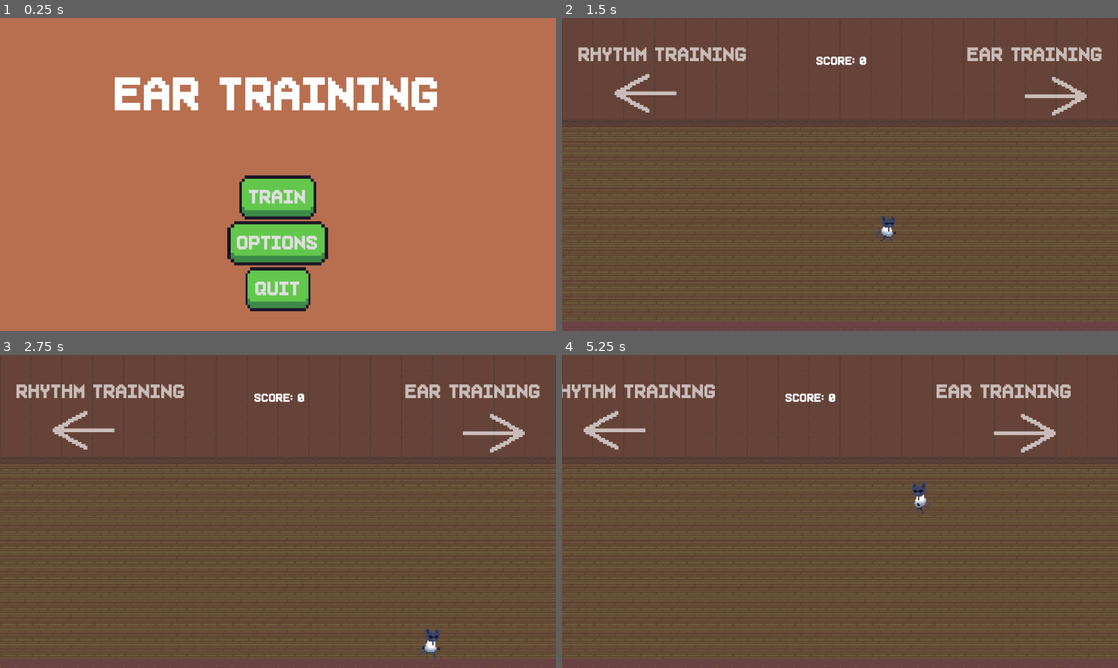
Above: before the commit, frames 1-4 (two rows, left to right).
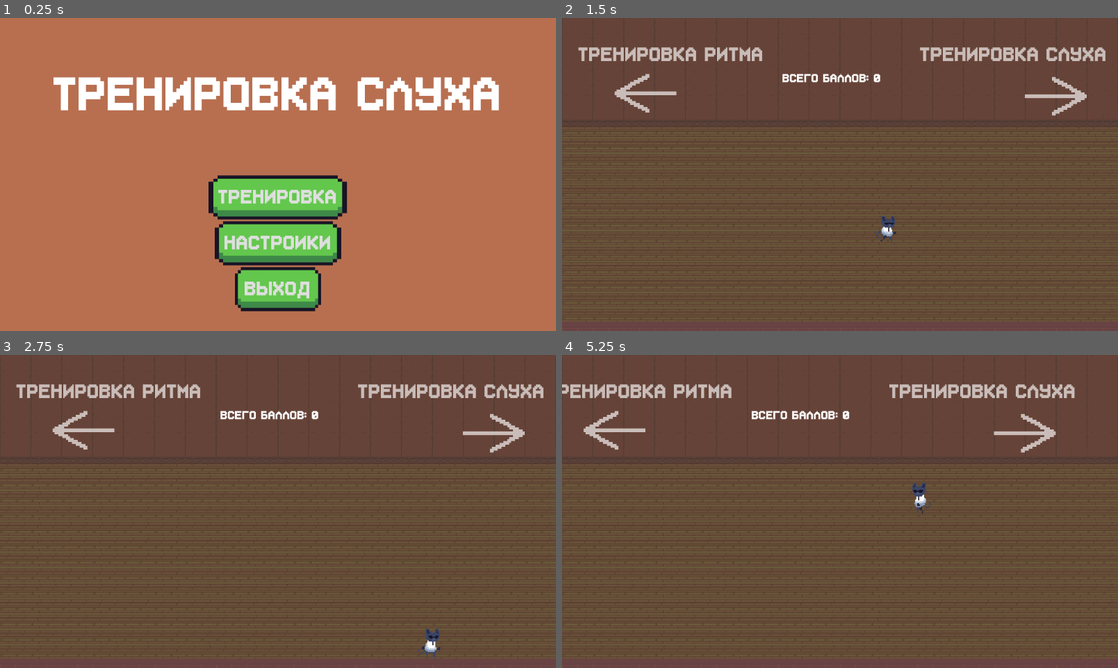
Above: after the commit, the same moments.

Repository: Ranvus/EarTraining
Game: Godot game, scene res://Scenes/UI/menu.tscn
Same seed, same stepped clock (60 frames per second), same inputs: the game is played once before the commit and once after it.
Inputs:
- Up to frame 1 (0.25 s): no input
- Up to frame 2 (1.5 s): click "Train" (after the commit: "тренировка") at 0.5 s; tap Enter at 1.25 s; hold D (right) from 1.28 s (still down); hold E (open) from 1.28 s (still down)
- Up to frame 3 (2.75 s): release D (right) at 2.03 s; release E (open) at 2.03 s; hold S (down) from 2.03 s (still down); tap E (open) at 2.1 s
- Up to frame 4 (5.25 s): release S (down) at 2.78 s; hold D (right) 2.78-3.53 s; hold E (open) 2.78-3.53 s; tap Space (space) at 2.85, 5.1 s; hold W (up) 3.53-4.28 s; tap E (open) at 3.6 s; hold E (open) 4.28-5.03 s; hold A (left) from 4.28 s (still down)

The runs differ from the first frame. In frame 1, 8.9% of the frame differs, in the area x 9-90%, y 18-94%; in frame 2, 2.3%; in frame 3, 2.3%; in frame 4, 2.3%.

Commit message:
rus

Diff:
--- a/Scenes/Doors/drum_session_door.tscn
+++ b/Scenes/Doors/drum_session_door.tscn
@@ -12,7 +12,7 @@
 texture = ExtResource("2_ghbeq")
 
 [node name="InteractionArea" parent="." instance=ExtResource("2_oakw3")]
-action_name = "open"
+action_name = "открыть"
 
 [node name="Label" type="Label" parent="."]
 modulate = Color(1, 1, 1, 0.65098)
@@ -21,5 +21,5 @@
 offset_right = 20.0
 offset_bottom = -37.0
 theme_override_fonts/font = ExtResource("4_fsohm")
-theme_override_font_sizes/font_size = 20
-text = "Max Score"
+theme_override_font_sizes/font_size = 16
+text = "Макс. баллов: "
--- a/Scenes/Doors/interaction_manager.tscn
+++ b/Scenes/Doors/interaction_manager.tscn
@@ -16,6 +16,6 @@
 offset_bottom = 23.0
 grow_horizontal = 2
 theme_override_fonts/font = ExtResource("1_axaxt")
-text = "[E] TO OPEN"
+text = "[E] чтобы открыть"
 horizontal_alignment = 1
 vertical_alignment = 1
--- a/Scenes/Doors/piano_session_door.tscn
+++ b/Scenes/Doors/piano_session_door.tscn
@@ -12,7 +12,7 @@
 texture = ExtResource("2_x8sd7")
 
 [node name="InteractionArea" parent="." instance=ExtResource("2_lr20e")]
-action_name = "open"
+action_name = "открыть"
 
 [node name="Label" type="Label" parent="."]
 modulate = Color(1, 1, 1, 0.65098)
@@ -21,5 +21,5 @@
 offset_right = 20.0
 offset_bottom = -37.0
 theme_override_fonts/font = ExtResource("4_ouboe")
-theme_override_font_sizes/font_size = 20
-text = "Max Score"
+theme_override_font_sizes/font_size = 16
+text = "Макс. баллов: "
--- a/Scenes/Levels/main.tscn
+++ b/Scenes/Levels/main.tscn
@@ -66,13 +66,13 @@
 modulate = Color(1, 1, 1, 0.65098)
 
 [node name="Label" type="Label" parent="Pointers"]
-offset_left = 840.0
+offset_left = 742.0
 offset_top = 51.0
-offset_right = 1122.0
+offset_right = 1130.0
 offset_bottom = 102.0
 theme_override_fonts/font = ExtResource("8_yvtwe")
 theme_override_font_sizes/font_size = 50
-text = "Ear training"
+text = "Тренировка слуха"
 
 [node name="Label2" type="Label" parent="Pointers"]
 offset_left = 34.0
@@ -81,7 +81,7 @@
 offset_bottom = 102.0
 theme_override_fonts/font = ExtResource("8_yvtwe")
 theme_override_font_sizes/font_size = 50
-text = "rhythm training"
+text = "Тренировка ритма"
 
 [node name="Sprite2D" type="Sprite2D" parent="Pointers"]
 position = Vector2(1023, 162)
@@ -116,30 +116,29 @@
 
 [node name="PianoScore" type="Label" parent="Score"]
 layout_mode = 0
-offset_left = 1601.0
+offset_left = 1523.0
 offset_top = 45.0
-offset_right = 1853.0
+offset_right = 1915.0
 offset_bottom = 83.0
 theme = ExtResource("11_ynwkw")
-theme_override_font_sizes/font_size = 30
-text = "ear training Score
-"
+theme_override_font_sizes/font_size = 32
+text = "баллы за тренировку слуха:"
 
 [node name="DrumScore" type="Label" parent="Score"]
 layout_mode = 0
-offset_left = -712.0
+offset_left = -754.0
 offset_top = 50.0
-offset_right = -419.0
-offset_bottom = 81.0
+offset_right = -354.0
+offset_bottom = 82.0
 theme = ExtResource("11_ynwkw")
-theme_override_font_sizes/font_size = 30
-text = "rhythm training score"
+theme_override_font_sizes/font_size = 32
+text = "Баллы за тренировка ритма: "
 
 [node name="Score" type="Label" parent="Score"]
 layout_mode = 0
-offset_left = 527.0
-offset_top = 74.0
-offset_right = 602.0
-offset_bottom = 105.0
+offset_left = 457.0
+offset_top = 110.0
+offset_right = 637.0
+offset_bottom = 141.0
 theme_override_font_sizes/font_size = 30
-text = "Score"
+text = "Всего баллов:"
--- a/Scenes/UI/game_over.tscn
+++ b/Scenes/UI/game_over.tscn
@@ -47,7 +47,7 @@
 grow_vertical = 2
 theme_override_fonts/font = ExtResource("2_bbhfb")
 theme_override_font_sizes/font_size = 32
-text = "Lesson is Finished"
+text = "Тренировка окончена"
 
 [node name="ScoreLabel" type="Label" parent="."]
 anchors_preset = 8
@@ -93,7 +93,7 @@
 grow_horizontal = 2
 grow_vertical = 2
 theme = ExtResource("3_4n58t")
-text = "Retry"
+text = "Заново	"
 
 [node name="QuitSessionBtn" type="Button" parent="."]
 anchors_preset = 8
@@ -108,7 +108,7 @@
 grow_horizontal = 2
 grow_vertical = 2
 theme = ExtResource("3_4n58t")
-text = "Quit"
+text = "Выход"
 
 [node name="NextSessionBtn" type="Button" parent="."]
 anchors_preset = 8
@@ -123,7 +123,7 @@
 grow_horizontal = 2
 grow_vertical = 2
 theme = ExtResource("3_4n58t")
-text = "Next"
+text = "Далее"
 
 [connection signal="pressed" from="RetryBtn" to="." method="_on_retry_btn_pressed"]
 [connection signal="pressed" from="QuitSessionBtn" to="." method="_on_quit_session_btn_pressed"]
--- a/Scenes/UI/menu.tscn
+++ b/Scenes/UI/menu.tscn
@@ -39,7 +39,7 @@
 layout_mode = 2
 size_flags_vertical = 3
 theme_override_font_sizes/font_size = 120
-text = "Ear Training"
+text = "Тренировка слуха"
 horizontal_alignment = 1
 vertical_alignment = 1
 
@@ -55,7 +55,7 @@
 focus_neighbor_bottom = NodePath("../Options")
 focus_next = NodePath("../Options")
 focus_previous = NodePath("../Quit")
-text = "Train"
+text = "тренировка"
 icon_alignment = 1
 
 [node name="Options" type="Button" parent="MainMenuContainer/VBoxContainer/BtnVBox"]
@@ -66,7 +66,7 @@
 focus_neighbor_bottom = NodePath("../Quit")
 focus_next = NodePath("../Quit")
 focus_previous = NodePath("../Train")
-text = "Options"
+text = "настройки"
 
 [node name="Quit" type="Button" parent="MainMenuContainer/VBoxContainer/BtnVBox"]
 layout_mode = 2
@@ -76,7 +76,7 @@
 focus_neighbor_bottom = NodePath("../Train")
 focus_next = NodePath("../Train")
 focus_previous = NodePath("../Options")
-text = "Quit"
+text = "выход"
 
 [node name="TextureRect" type="TextureRect" parent="MainMenuContainer"]
 visible = false
--- a/Scenes/UI/session_end.tscn
+++ b/Scenes/UI/session_end.tscn
@@ -47,7 +47,7 @@
 grow_vertical = 2
 theme_override_fonts/font = ExtResource("2_esnat")
 theme_override_font_sizes/font_size = 32
-text = "Lesson is Finished"
+text = "Тренировка окончена"
 
 [node name="ScoreLabel" type="Label" parent="."]
 anchors_preset = 8
@@ -93,7 +93,7 @@
 grow_horizontal = 2
 grow_vertical = 2
 theme = ExtResource("3_crfby")
-text = "Retry"
+text = "Заново"
 
 [node name="QuitSessionBtn" type="Button" parent="."]
 anchors_preset = 8
@@ -108,7 +108,7 @@
 grow_horizontal = 2
 grow_vertical = 2
 theme = ExtResource("3_crfby")
-text = "Quit"
+text = "Выход"
 
 [node name="NextSessionBtn" type="Button" parent="."]
 anchors_preset = 8
@@ -123,7 +123,7 @@
 grow_horizontal = 2
 grow_vertical = 2
 theme = ExtResource("3_crfby")
-text = "Next"
+text = "Далее"
 
 [connection signal="pressed" from="RetryBtn" to="." method="_on_retry_btn_pressed"]
 [connection signal="pressed" from="QuitSessionBtn" to="." method="_on_quit_session_btn_pressed"]
--- a/Scripts/Doors/drum_session_door.gd
+++ b/Scripts/Doors/drum_session_door.gd
@@ -14,7 +14,7 @@
 func _ready():
 	save_system_node.load_data(save_system_node.SAVE_DIR + save_system_node.SAVE_FILE_NAME)
 
-	session_name = "Drum Session " + str(session_number)
+	session_name = "Сессию " + str(session_number)
 	interaction_area_node.interact = Callable(self, "_on_interact")
 	interaction_area_node.session_name = session_name
 	session_path = FILE_BEGIN + str(session_number) + ".tscn"
@@ -22,7 +22,7 @@
 	label_node.global_position.y -= 20
 	label_node.global_position.x -= label_node.size.x / 3
 	var max_score = "max_drum" + str(session_number) + "_score"
-	label_node.text = "Max Score: " + str(Global.get(max_score))
+	label_node.text = "Макс. баллов: " + str(Global.get(max_score))
 
 func _on_interact():
 	get_tree().call_deferred("change_scene_to_file", session_path)
--- a/Scripts/Doors/interaction_manager.gd
+++ b/Scripts/Doors/interaction_manager.gd
@@ -3,7 +3,7 @@
 @onready var player_node = get_node_or_null("../Player")
 @onready var label_node = get_node_or_null("Label")
 
-const base_text = "[E] to "
+const base_text = "[E] чтобы "
 
 var active_areas = []
 var can_interact = true
--- a/Scripts/Doors/piano_session_door.gd
+++ b/Scripts/Doors/piano_session_door.gd
@@ -22,7 +22,7 @@
 	label_node.global_position.y -= 20
 	label_node.global_position.x -= label_node.size.x / 3
 	var max_score = "max_piano" + str(session_number) + "_score"
-	label_node.text = "Max Score: " + str(Global.get(max_score))
+	label_node.text = "Макс. баллов: " + str(Global.get(max_score))
 
 
 func _on_interact():
--- a/Scripts/UI/Score.gd
+++ b/Scripts/UI/Score.gd
@@ -1,6 +1,6 @@
 extends Control
 
 func _ready():
-	$PianoScore.text = "ear training score: " + str(Global.total_piano_score)
-	$DrumScore.text = "rhythm training score: " + str(Global.total_drum_score)
-	$Score.text = "score: " + str(Global.total_score)
+	$PianoScore.text = "Баллы за тренировку слуха: " + str(Global.total_piano_score)
+	$DrumScore.text = "Баллы за тренировка ритма: " + str(Global.total_drum_score)
+	$Score.text = "Всего баллов: " + str(Global.total_score)
--- a/Scripts/UI/game_over.gd
+++ b/Scripts/UI/game_over.gd
@@ -19,8 +19,8 @@
 	get_parent().save_system_node.load_data(get_parent().save_system_node.SAVE_DIR + get_parent().save_system_node.SAVE_FILE_NAME)
 	var session_score = "piano" + str(session_number) + "_score"
 	var max_session_score = "max_piano" + str(session_number) + "_score"
-	score_node.text = "Score: " + str(Global.get(session_score))
-	max_score_node.text = "Max Score: " + str(Global.get(max_session_score))
+	score_node.text = "Кол-во баллов: " + str(Global.get(session_score))
+	max_score_node.text = "Макс. баллов: " + str(Global.get(max_session_score))
 
 
 func _on_retry_btn_pressed():
--- a/Scripts/UI/session_end.gd
+++ b/Scripts/UI/session_end.gd
@@ -41,8 +41,8 @@
 	get_parent().save_system_node.load_data(get_parent().save_system_node.SAVE_DIR + get_parent().save_system_node.SAVE_FILE_NAME)
 	var session_score = "drum" + str(session_number) + "_score"
 	var max_session_score = "max_drum" + str(session_number) + "_score"
-	score_node.text = "Score: " + str(Global.get(session_score))
-	max_score_node.text = "Max Score: " + str(Global.get(max_session_score))
+	score_node.text = "Кол-во баллов: " + str(Global.get(session_score))
+	max_score_node.text = "Макс. баллов: " + str(Global.get(max_session_score))
 
 
 func _on_retry_btn_pressed():
--- a/Scripts/road.gd
+++ b/Scripts/road.gd
@@ -73,7 +73,7 @@
 	drum_score += by * drum_combo
 	drumScoreChanged.emit()
 	if drum_combo > 0:
-		drumcombo_node.text = str(drum_combo) + " combo!"
+		drumcombo_node.text = str(drum_combo) + " комбо!"
 
 	elif drum_combo == 0:
 		drumcombo_node.text = " "
--- a/project.godot
+++ b/project.godot
@@ -79,3 +79,4 @@
 [rendering]
 
 textures/canvas_textures/default_texture_filter=0
+renderer/rendering_method="mobile"
Not shown: 5 places in Themes/default_theme.tres that only renumber resources
Not shown, changed: export_presets.cfg
